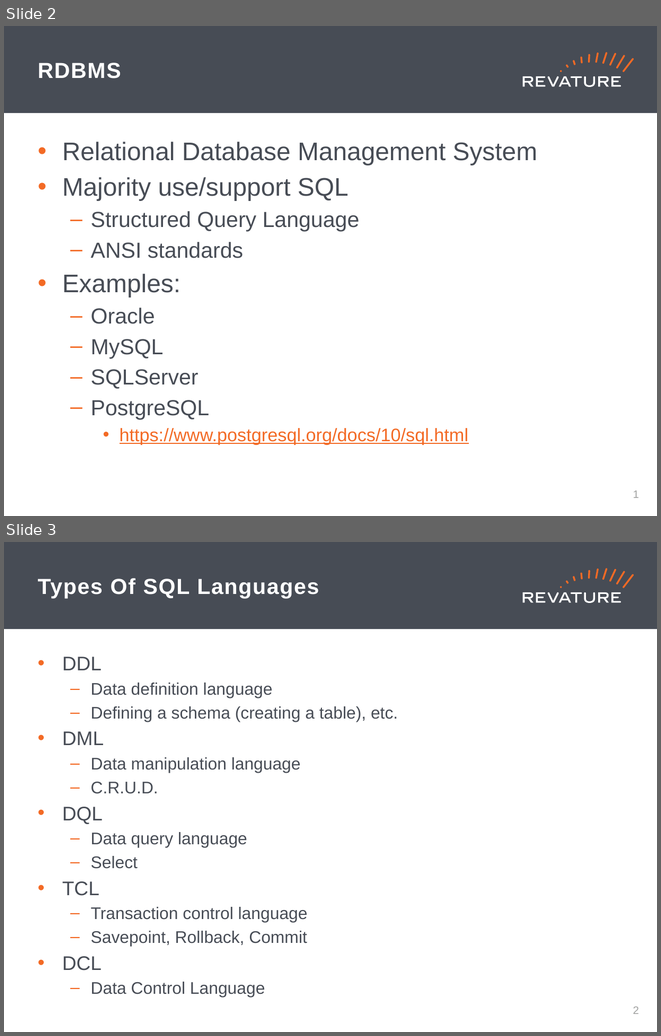
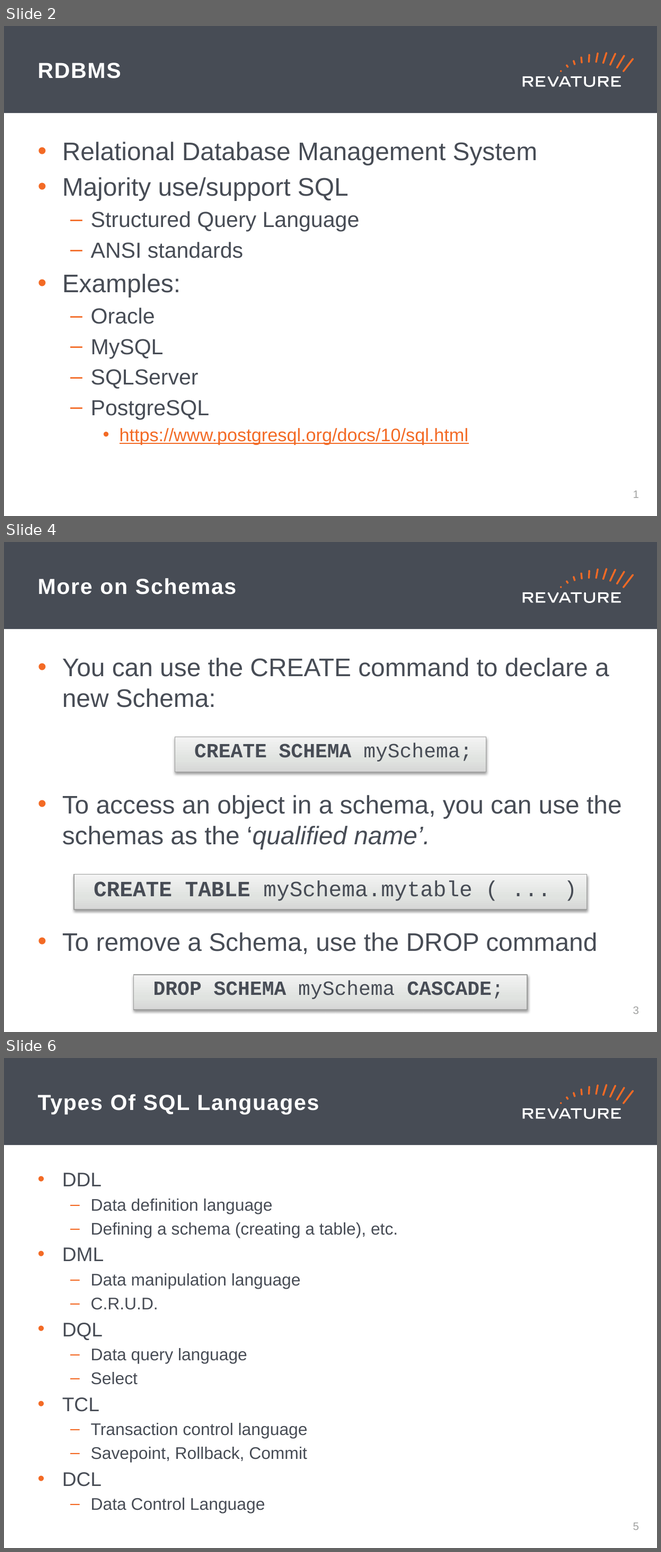
Before and after one commit to jhigherevature/8302021_RAP, a slide deck: powerpoints/Day_19.pptx. Shown one above the other, each under a label of ours: slides 2 and 3 before the commit, slides 2, 4 and 6 after it; the slides between them are not shown. The pictures are 661x1036 and 661x1552 pixels, drawn with LibreOffice and Linux fonts; fonts in the diff are those of the drawing. Boxes give left, top, right and bottom in pixels: in the first picture for what was removed or moved away, otherwise in the second. Text is boxed around its words. In the diff, an @@ line names an element or a change of style, - is before the commit and + after.

```diff
--- a/powerpoints/Day_19.pptx
+++ b/powerpoints/Day_19.pptx
@@ slide 4 added at (4, 542, 657, 1032), background #FFFFFF; not listed: 19 template elements that a slide beside it also shows @@
@@ title added at (38, 578, 236, 594), 24 pt, text #FFFFFF, bold @@
+More on Schemas
@@ text added at (62, 658, 622, 954), 28 pt, text #474C55 @@
+• You can use the CREATE command to declare a new Schema:
+• To access an object in a schema, you can use the schemas as the ‘qualified name’.
+• To remove a Schema, use the DROP command
@@ rectangle added at (175, 737, 486, 773), fill gradient #D6D7D6 to #E2E2E2 to #F4F4F4, outline #9C9D9C 0.75 pt, 22.2 pt, text #474C55, bold @@
+  CREATE SCHEMA mySchema;
@@ rectangle added at (74, 874, 586, 910), fill gradient #D6D7D6 to #E2E2E2 to #F4F4F4, outline #9C9D9C 0.75 pt, 24 pt, text #474C55 @@
+  CREATE TABLE mySchema.mytable ( ... )
@@ rectangle added at (134, 974, 528, 1009), fill gradient #D6D7D6 to #E2E2E2 to #F4F4F4, outline #9C9D9C 0.75 pt, 22.2 pt, text #474C55, bold @@
+  DROP SCHEMA mySchema CASCADE;
@@ page number added at (633, 1006, 639, 1014), 12 pt, text #A0A1A0 @@
+3
@@ what was slide 3 is now slide 6 @@
@@ page number at (633, 1522, 639, 1530): text changed @@
-2
+5
```
Also in this commit, not shown: 2 slides changed, 4 other slides added, 3 other files.
